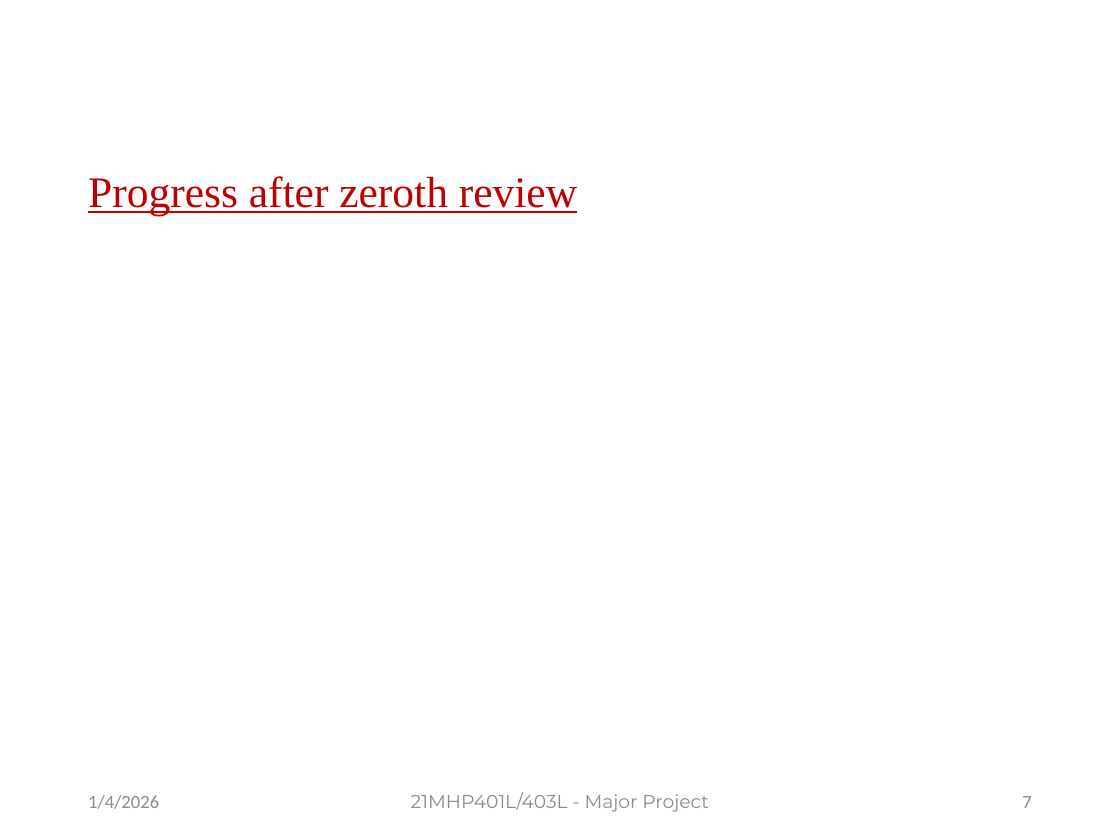
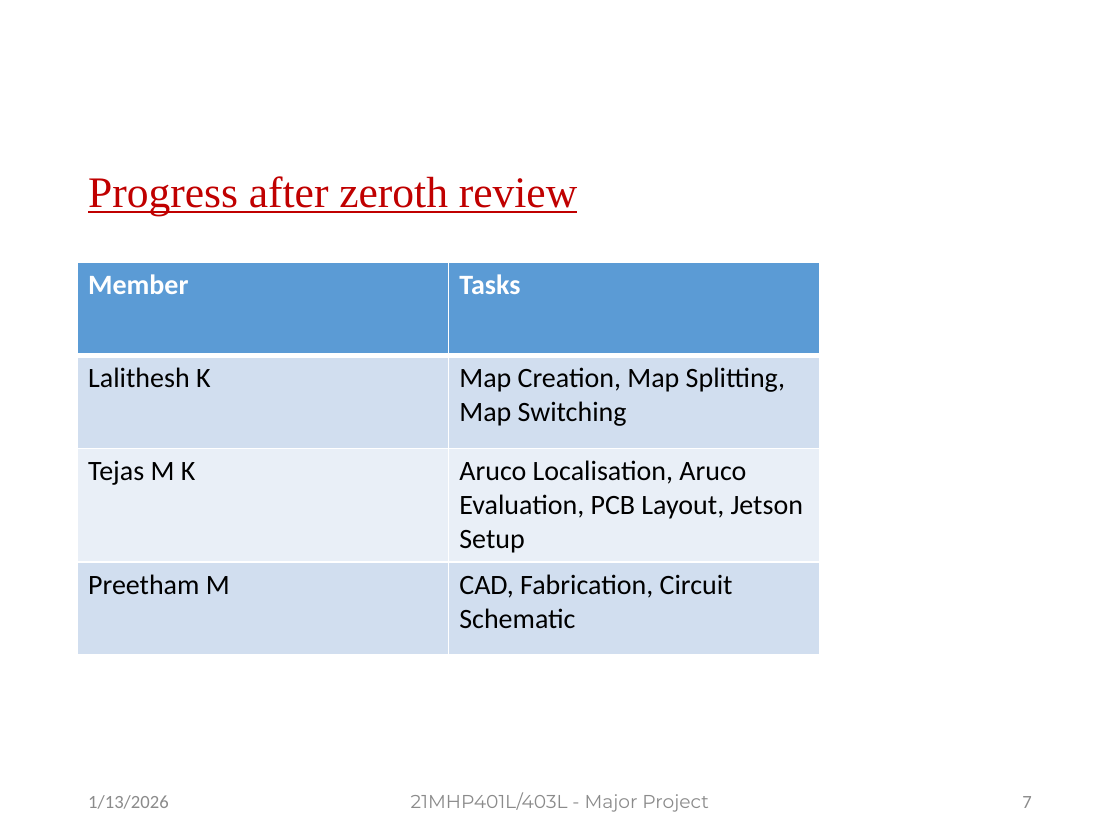
Before and after one commit to senth-srmist/MATERIAL_TRANSFER_ROBOT_2026, a slide deck: slide 7 of REVIEWS/First_Review/Presentation.pptx. Drawn at 1120x840 pixels with LibreOffice and Linux fonts; fonts in the diff are those of the drawing; background and template pictures are left out. Boxes give left, top, right and bottom in pixels: in the first picture for what was removed or moved away, otherwise in the second. Text is boxed around its words. In the diff, an @@ line names an element or a change of style, - is before the commit and + after.

```diff
--- a/REVIEWS/First_Review/Presentation.pptx
+++ b/REVIEWS/First_Review/Presentation.pptx
@@ table added at bbox=[77, 262, 819, 653], 4 rows, 2 columns @@
+Member | Tasks
+Lalithesh K | Map Creation, Map Splitting, Map Switching
+Tejas M K | Aruco Localisation, Aruco Evaluation, PCB Layout, Jetson Setup
+Preetham M | CAD, Fabrication, Circuit Schematic
@@ text at bbox=[88, 795, 169, 809]: text changed @@
-1/4/2026
+1/13/2026
```
Also in this commit, not shown: 7 other slides changed.
